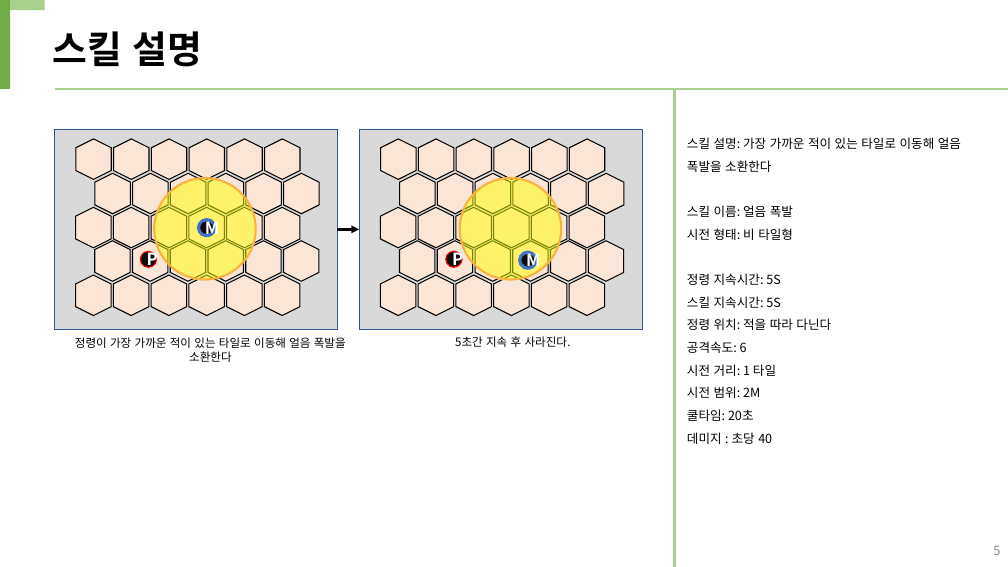
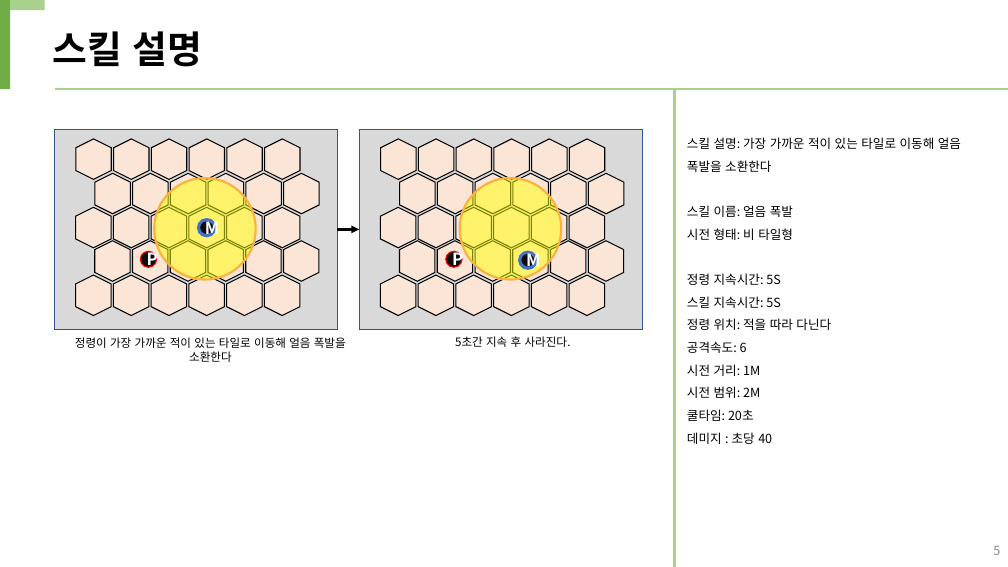
Before and after one commit to hamsoyeon/Yggdrasil, a slide deck: slide 5 of 기획자료/PYG_정령_1_220802_ver5.pptx. Drawn at 1008x567 pixels with LibreOffice and Linux fonts; fonts in the diff are those of the drawing. Boxes give left, top, right and bottom in pixels: in the first picture for what was removed or moved away, otherwise in the second. Text is boxed around its words. In the diff, an @@ line names an element or a change of style, - is before the commit and + after.

```diff
--- a/기획자료/PYG_정령_1_220802_ver5.pptx
+++ b/기획자료/PYG_정령_1_220802_ver5.pptx
@@ text at box(687, 364, 760, 376): text changed @@
-시전 거리: 1 타일
+시전 거리: 1M
```
Also in this commit, not shown: 18 other files.
